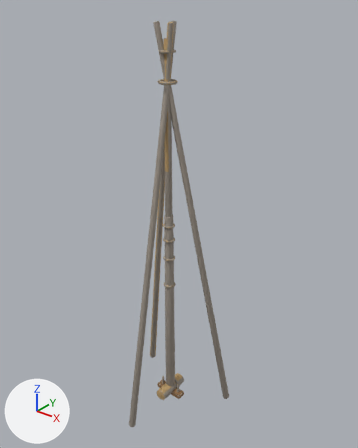
What one commit did to the Blender file Assets/Game/Art/Models/_Source~/components/structural/sail_rig.blend.
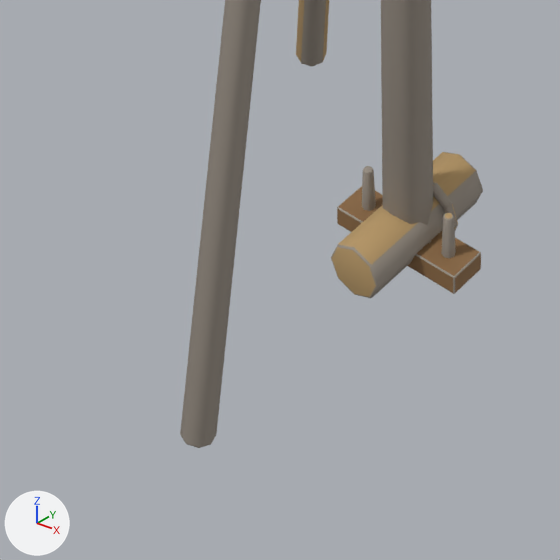
Each version is shown whole from a 50 mm camera at (2.687, -3.208, 4.089) aimed at (0.068, 0.066, 2.059), then close up on the part from 27% to 55% of the width and 77% to 100% of the height. Every picture has the same lights, and +X, +Y and +Z are marked at lower left. The older version's two pictures come first.

Names of what the first close-up shows: 'Mesh_SailRig_AnchorCleat', 'Mesh_SailRig_AnchorLog', 'Mesh_SailRig_MastLashed', 'Mesh_SailRig_MastTripod'.
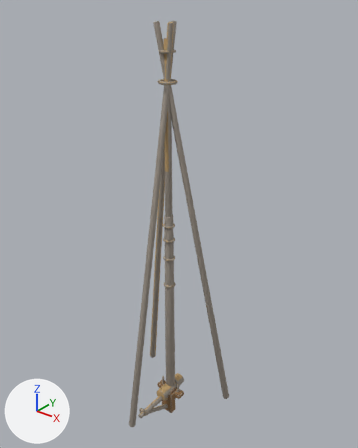
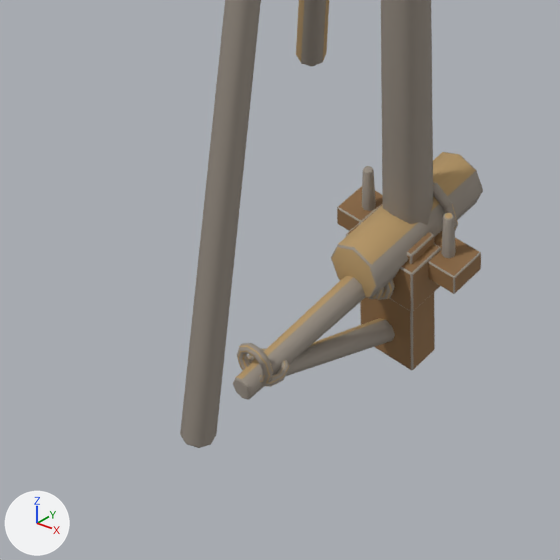
Location of each change, (x1, y1, x2, y2) in pixels of the close-ups (560 x 560 px):
'Mesh_SailRig_WallBracket', added
    after: (233, 204, 435, 399)
    faces in mat_mat_wood_timber_silvered (grey #9a9186): (233, 204, 435, 399)
    faces in mat_mat_wood_ply_worn (brown #8c6a44): (361, 205, 434, 369)
    faces in mat_mat_fabric_rope_hemp (brown #b89968): (236, 276, 385, 387)
'Mesh_SailRig_WallCleat', added
    after: (346, 209, 441, 312)
    faces in mat_mat_wood_ply_worn (brown #8c6a44): (348, 222, 441, 311)
    faces in mat_mat_wood_timber_silvered (grey #9a9186): (346, 209, 441, 312)
'Mesh_SailRig_WallHook', added (mostly hidden)
    after: (369, 287, 384, 299)

The edits, one by one:
Mesh me_mesh_sailrig_wallbracket is new.
It has 512 vertices, 498 faces and spans x -0.07..0.07, y -0.5..0.03, z -0.24..0.097.
Faces by material slot: [372, 6, 120].
It uses material mat_mat_wood_timber_silvered (grey #9a9186).
It uses material mat_mat_wood_ply_worn (brown #8c6a44).
It uses material mat_mat_fabric_rope_hemp (brown #b89968).
Mesh me_mesh_sailrig_wallcleat is new.
It has 404 vertices, 394 faces and spans x -0.088..0.088, y -0.118..0.035, z -0.052..0.052.
Faces by material slot: [328, 6, 60].
It uses material mat_mat_wood_timber_silvered (grey #9a9186).
It uses material mat_mat_wood_ply_worn (brown #8c6a44).
It uses material mat_mat_fabric_rope_hemp (brown #b89968).
Mesh me_mesh_sailrig_wallhook is new.
It has 264 vertices, 260 faces and spans x -0.038..0.038, y -0.155..0.04, z -0.036..0.036.
Faces by material slot: [200, 60].
It uses material mat_mat_wood_timber_silvered (grey #9a9186).
It uses material mat_mat_fabric_rope_hemp (brown #b89968).
Object 'Mesh_SailRig_WallBracket' (ob_mesh_sailrig_wallbracket) is new; it shows me_mesh_sailrig_wallbracket.
Its location is (0.0, 0.0, 0.0).
Object 'Mesh_SailRig_WallCleat' (ob_mesh_sailrig_wallcleat) is new; it shows me_mesh_sailrig_wallcleat.
Its location is (0.0, 0.0, 0.0).
Object 'Mesh_SailRig_WallHook' (ob_mesh_sailrig_wallhook) is new; it shows me_mesh_sailrig_wallhook.
Its location is (0.0, 0.0, 0.0).
